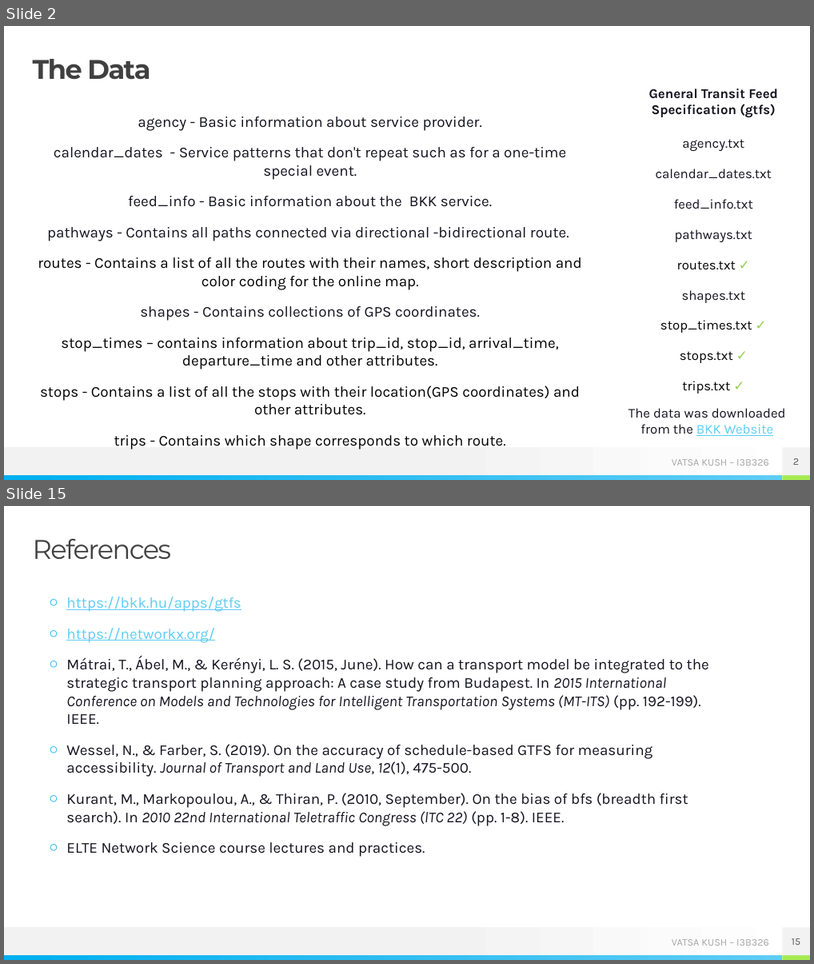
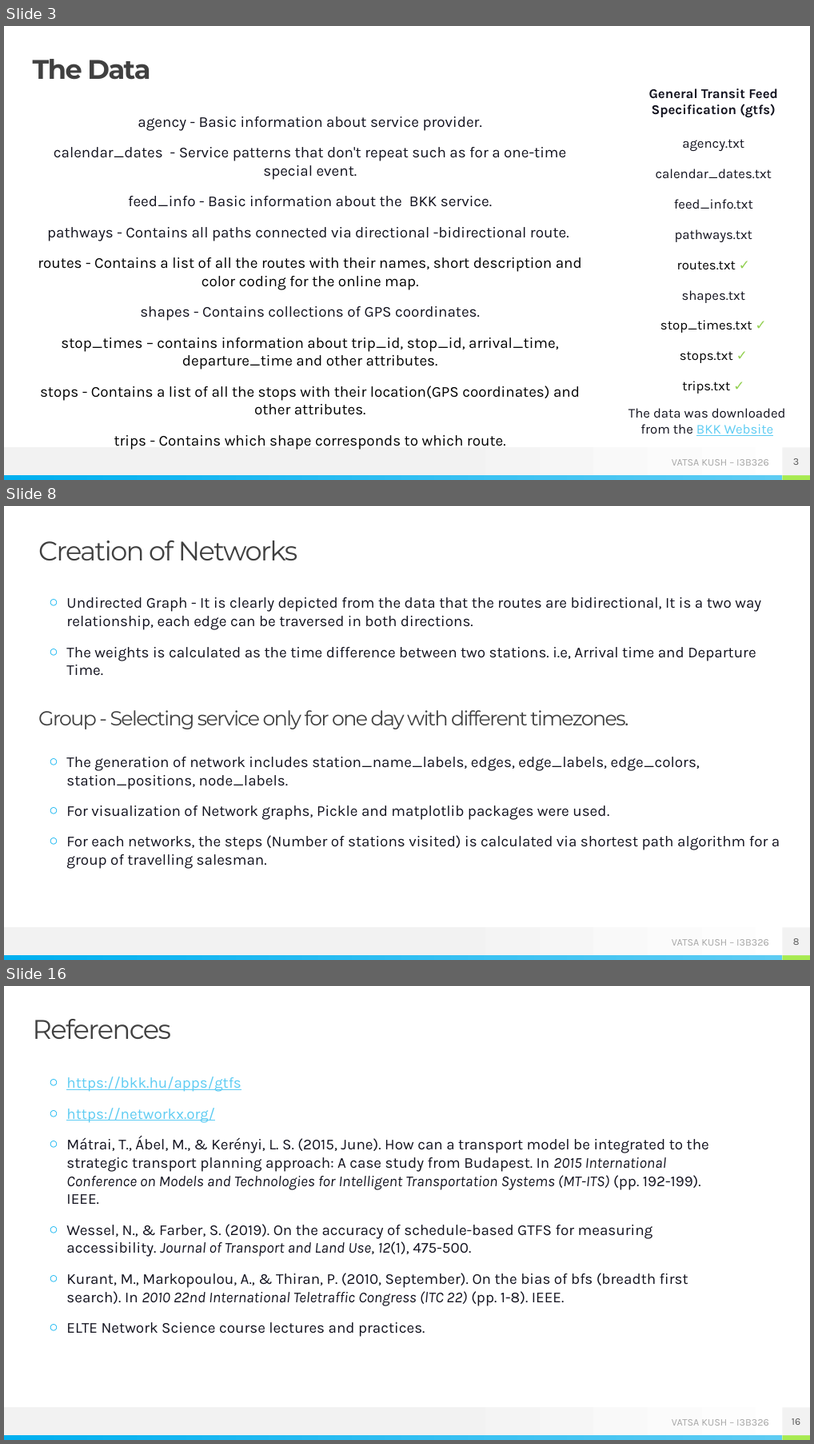
Before and after one commit to kushvatsa/ns_bkk_15, a slide deck: 15_I3B326_Vatsa_Kush.pptx. Shown one above the other, each under a label of ours: slides 2 and 15 before the commit, slides 3, 8 and 16 after it; the slides between them are not shown. The pictures are 814x964 and 814x1444 pixels, drawn with LibreOffice and Linux fonts; fonts in the diff are those of the drawing. Boxes give left, top, right and bottom in pixels: in the first picture for what was removed or moved away, otherwise in the second. Text is boxed around its words. In the diff, an @@ line names an element or a change of style, - is before the commit and + after.

```diff
--- a/15_I3B326_Vatsa_Kush.pptx
+++ b/15_I3B326_Vatsa_Kush.pptx
@@ slide 8 added at (4, 506, 810, 960), background #FFFFFF; not listed: 4 template elements that a slide beside it also shows @@
@@ text added at (38, 540, 298, 560), 32 pt, text #404040 @@
+Creation of Networks
@@ text added at (66, 597, 762, 675), 18 pt, text #12121E @@
+○ Undirected Graph - It is clearly depicted from the data that the routes are bidirectional, It is a two way relationship, each edge can be traversed in both directions.
+○ The weights is calculated as the time difference between two stations. i.e, Arrival time and Departure Time.
@@ text added at (38, 710, 629, 729), 24 pt, text #404040 @@
+Group - Selecting service only for one day with different timezones.
@@ text added at (66, 756, 780, 868), 18 pt, text #12121E @@
+○ The generation of network includes station_name_labels, edges, edge_labels, edge_colors, station_positions, node_labels.
+○ For visualization of Network graphs, Pickle and matplotlib packages were used.
+○ For each networks, the steps (Number of stations visited) is calculated via shortest path algorithm for a group of travelling salesman.
@@ page number added at (782, 927, 810, 955), fill #F2F2F2, 12 pt, text #595959 @@
+8
@@ what was slide 2 is now slide 3 @@
@@ page number at (794, 458, 799, 464): text changed @@
-2
+3
@@ what was slide 15 is now slide 16 @@
```
Also in this commit, not shown: 5 slides changed, 8 other slides added, 8 slides removed, 3 other files.
